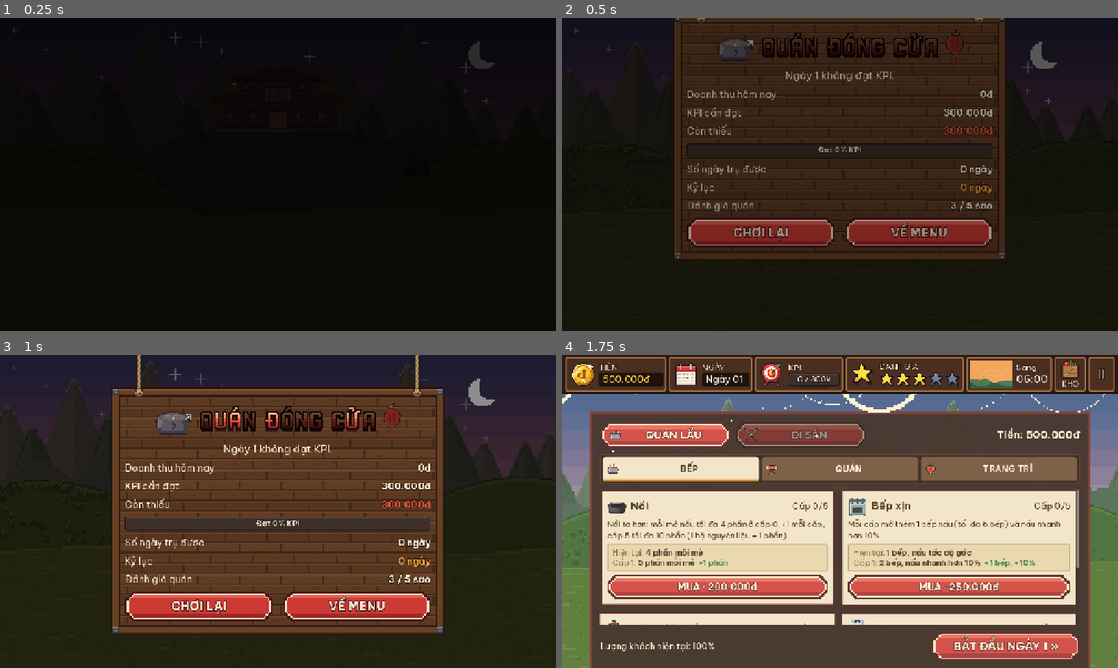
Above: before the commit, frames 1-4 (two rows, left to right).
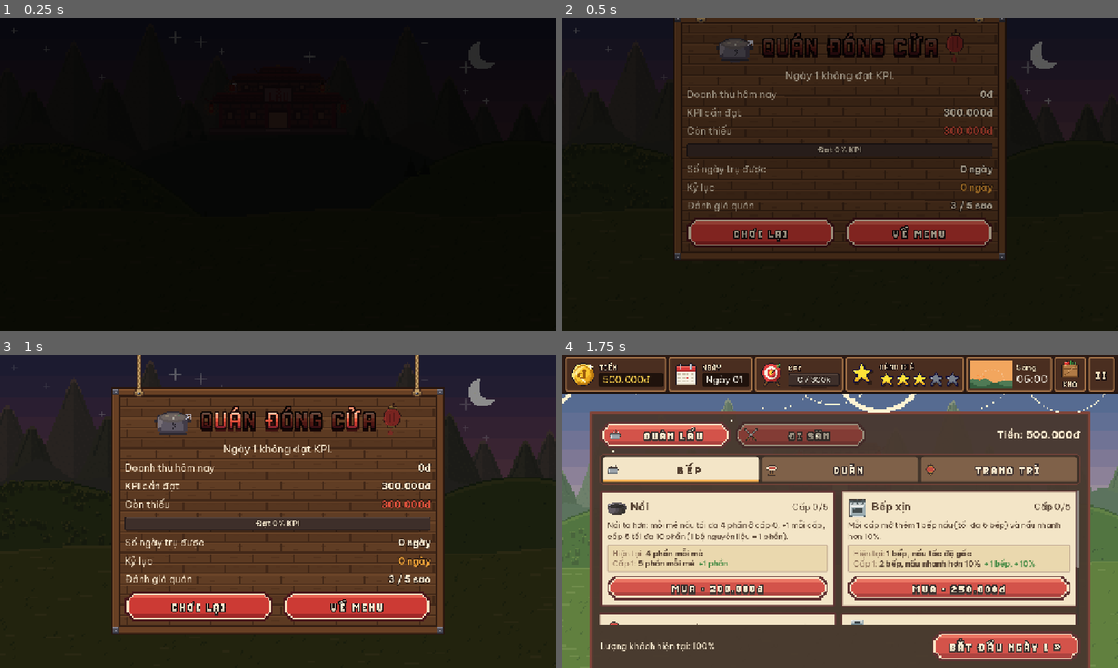
Above: after the commit, the same moments.

Repository: Znoywho/HotPot_SUNSUT
Game: Godot game, scene res://scenes/game_over/game_over.tscn
The game is run twice, just before and just after one commit, with the same random seed, the same clock (stepped at 60 frames per second) and the same inputs. This scene is started directly instead of the project's main scene.
Inputs:
- Up to frame 1 (0.25 s): no input
- Up to frame 2 (0.5 s): no input
- Up to frame 3 (1 s): click "CHƠI LẠI" at 0.5 s
- Up to frame 4 (1.75 s): click "CHƠI LẠI" at 1.25 s

Frame 1 is identical in both runs. In frame 2, 0.6% of the frame differs, in the area x 30-70%, y 65-72%; in frame 3, 0.6%; in frame 4, 11%, in the area x 6-98%, y 2-96%.

Commit message:
[Cần Hạo xem] Chữ in hoa ở HUD, menu, tạm dừng, cài đặt, cửa hàng, sổ tổng kết, game over dùng font pixel chung
- PixelButton: chữ IN HOA (CHƠI MỚI, MUA · 1.200đ, BẮT ĐẦU NGÀY 5 »...) tự dùng font pixel, giữ màu kem.
- HUD: TIỀN / NGÀY / KPI / ĐÁNH GIÁ / KHO, nút II, chữ ĐẠT KPI! bay ra.
- Tạm dừng / Cài đặt: tiêu đề, nút BẬT / TẮT, XONG. Sổ tổng kết: con dấu ĐẠT / TRƯỢT KPI. Game over: KỶ LỤC MỚI!.
- Cửa hàng: tab con đang chọn dùng bản trơn (chữ nâu trên nền kem), chưa chọn dùng bản có viền.
Mỗi chỗ chỉ thêm 1 dòng gọi PixelTitle.style / style_if_supported.

Diff:
--- a/scenes/common/hud.gd
+++ b/scenes/common/hud.gd
@@ -210,6 +210,7 @@
 	label.add_theme_color_override("font_color", color)
 	label.add_theme_color_override("font_outline_color", OUTLINE)
 	label.add_theme_constant_override("outline_size", PixelButton.outline_for(font_size))
+	PixelTitle.style_if_supported(label, text, font_size) # "ĐẠT KPI!": font pixel chung
 	add_child(label)
 	return label
 
@@ -291,6 +292,7 @@
 	t.add_theme_color_override("font_color", TITLE_COLOR)
 	t.add_theme_color_override("font_outline_color", OUTLINE)
 	t.add_theme_constant_override("outline_size", 4)
+	PixelTitle.style_if_supported(t, title, 18) # TIỀN / NGÀY / KPI / ĐÁNH GIÁ / KHO: font pixel chung
 	return t
 
 
@@ -469,6 +471,7 @@
 	button.add_theme_color_override("font_color", TITLE_COLOR)
 	button.add_theme_color_override("font_outline_color", OUTLINE)
 	button.add_theme_constant_override("outline_size", 5)
+	PixelTitle.style(button, 28) # "II" bằng font pixel: thành hình nút tạm dừng
 	for state in ["normal", "hover", "pressed", "disabled", "focus"]:
 		var st := _panel_style()
 		if state == "pressed":
--- a/scenes/common/pause_menu.gd
+++ b/scenes/common/pause_menu.gd
@@ -176,6 +176,7 @@
 	t.add_theme_color_override("font_color", TITLE_COLOR)
 	t.add_theme_color_override("font_outline_color", OUTLINE)
 	t.add_theme_constant_override("outline_size", 6)
+	PixelTitle.style_if_supported(t, text, 34) # TẠM DỪNG / XÁC NHẬN: font pixel chung
 	_box.add_child(t)
 
 
--- a/scenes/common/pixel_button.gd
+++ b/scenes/common/pixel_button.gd
@@ -30,6 +30,8 @@
 		add_theme_color_override(color_name, TEXT_COLOR)
 	add_theme_color_override("font_disabled_color", TEXT_DISABLED_COLOR)
 	add_theme_color_override("font_outline_color", TEXT_OUTLINE_COLOR)
+	# Chữ IN HOA (CHƠI MỚI, MUA · 1.200đ, BẮT ĐẦU NGÀY 5 »...) dùng font pixel mập chung của game, giữ màu chữ kem.
+	PixelTitle.style_if_supported(self, label, font_size)
 	add_theme_stylebox_override("normal", _make_style("normal"))
 	add_theme_stylebox_override("hover", _make_style("normal", Color(1.15, 1.15, 1.15)))
 	add_theme_stylebox_override("pressed", _make_style("pressed", Color.WHITE, PRESS_DEPTH))
--- a/scenes/common/settings_panel.gd
+++ b/scenes/common/settings_panel.gd
@@ -133,6 +133,7 @@
 ## Nút bật / tắt toàn màn hình; chữ trên nút cho biết trạng thái hiện tại.
 func _fullscreen_control() -> Control:
 	_fullscreen_button = PixelButton.new("", 24)
+	PixelTitle.style(_fullscreen_button, 24) # chữ BẬT / TẮT gán sau: font pixel chung
 	_fullscreen_button.custom_minimum_size = Vector2(180, 64)
 	_fullscreen_button.pressed.connect(_toggle_fullscreen)
 	_show_fullscreen()
@@ -205,4 +206,5 @@
 	label.add_theme_color_override("font_color", color)
 	label.add_theme_color_override("font_outline_color", Color("1a0f0b"))
 	label.add_theme_constant_override("outline_size", PixelButton.outline_for(font_size))
+	PixelTitle.style_if_supported(label, text, font_size) # chữ in hoa (CÀI ĐẶT): font pixel chung
 	return label
--- a/scenes/day_end/day_end.gd
+++ b/scenes/day_end/day_end.gd
@@ -62,6 +62,8 @@
 ## Khởi tạo màn hình: nối nút, đổ dữ liệu lên sổ rồi mở sổ có nhịp.
 func _ready() -> void:
 	continue_button.pressed.connect(_on_continue_pressed)
+	# Con dấu ĐẠT KPI / TRƯỢT KPI: font pixel chung (chữ trắng, nhuộm xanh / đỏ bằng modulate như cũ).
+	PixelTitle.style(stamp_label, stamp_label.get_theme_font_size("font_size"))
 	_show_day_summary()
 	_show_result()
 	_play_reveal()
--- a/scenes/game_over/game_over.gd
+++ b/scenes/game_over/game_over.gd
@@ -305,4 +305,5 @@
 		label.add_theme_font_override("font", BOLD_FONT)
 		label.add_theme_color_override("font_outline_color", Color("1a0f0b"))
 		label.add_theme_constant_override("outline_size", PixelButton.outline_for(font_size))
+		PixelTitle.style_if_supported(label, text, font_size) # chữ in hoa (KỶ LỤC MỚI!): font pixel chung
 	return label
--- a/scenes/shop/shop.gd
+++ b/scenes/shop/shop.gd
@@ -228,6 +228,7 @@
 	tab.add_theme_constant_override("h_separation", 10)
 	tab.add_theme_font_override("font", BOLD_FONT)
 	tab.add_theme_font_size_override("font_size", 20)
+	PixelTitle.style_if_supported(tab, text, 20) # CHIẾN ĐẤU / VŨ KHÍ...: font pixel chung, màu vẫn do _style_sub_tab
 	return tab
 
 
@@ -245,6 +246,8 @@
 	var text_color := INK if active else TEXT_LIGHT
 	for key in ["font_color", "font_hover_color", "font_pressed_color", "font_hover_pressed_color", "font_focus_color"]:
 		tab.add_theme_color_override(key, text_color)
+	# Font pixel: tab đang chọn chữ nâu đậm trên nền kem -> bản trơn (viền tối sẽ dính vào chữ tối); chưa chọn -> có viền.
+	PixelTitle.style_if_supported(tab, tab.text, 20, not active)
 
 
 ## Chọn nhóm (Quán lẩu / Đi săn): nút nhóm sáng, dựng lại hàng tab con rồi mở tab con đầu tiên.
